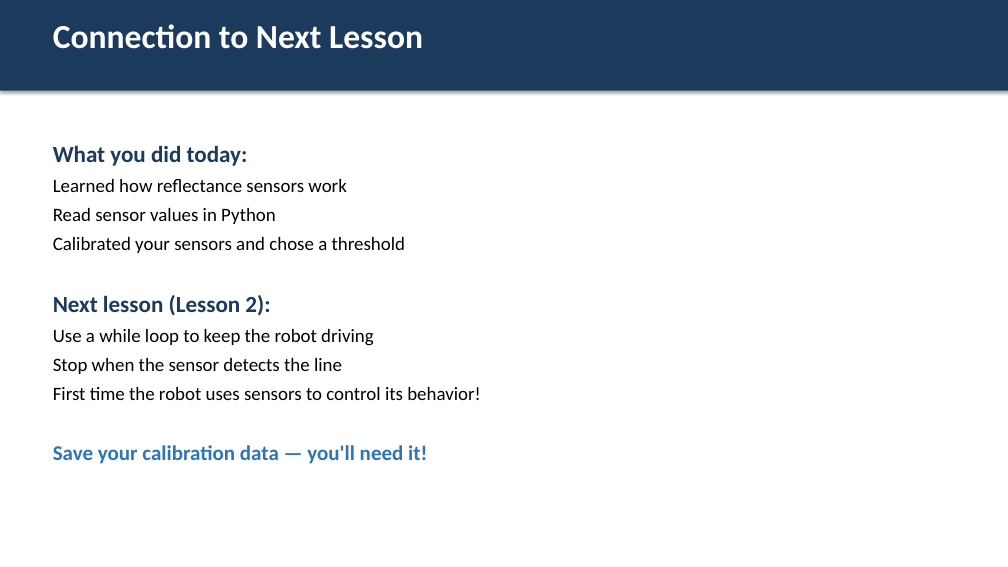
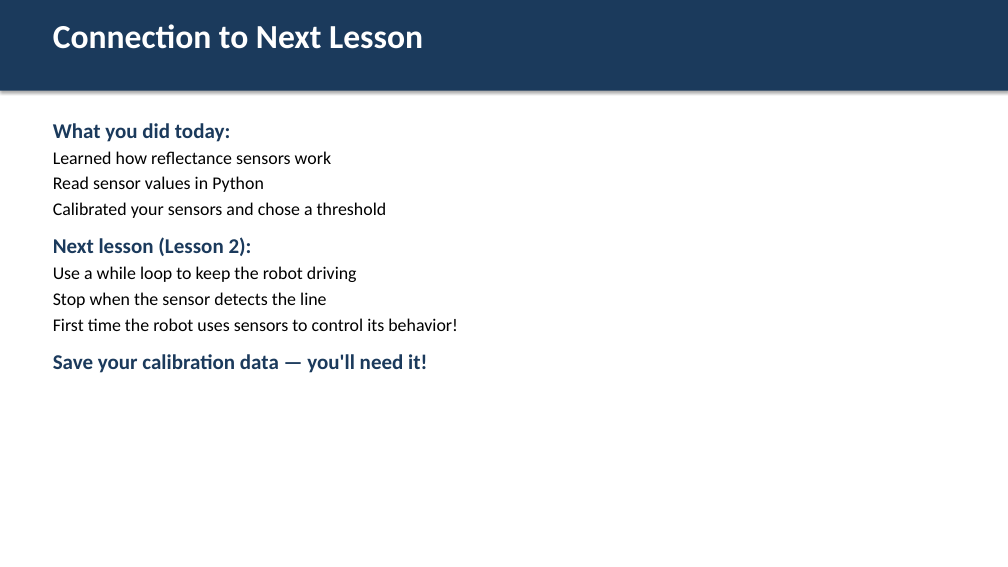
Before and after one commit to bradamiller/IntoToPython, a slide deck: slide 10 of module-02-line-tracking/slides/01-the-reflectance-sensor.pptx. Drawn at 1008x567 pixels with LibreOffice and Linux fonts; fonts in the diff are those of the drawing. Boxes give left, top, right and bottom in pixels: in the first picture for what was removed or moved away, otherwise in the second. Text is boxed around its words. In the diff, an @@ line names an element or a change of style, - is before the commit and + after.

```diff
--- a/module-02-line-tracking/slides/01-the-reflectance-sensor.pptx
+++ b/module-02-line-tracking/slides/01-the-reflectance-sensor.pptx
@@ text "What you did today:" at box(53, 123, 458, 373): size 22 to 20 pt in "What you did today:", "Next lesson (Lesson 2):"; size 18 to 17 pt in "Learned how reflectance sensors work", "Read sensor values in Python", "Calibrated your sensors and chose a threshold", "Use a while loop to keep the ..." and 2 more places; text colour #2E75B6 to #1B3A5C in "Save your calibration data — you'll need ..."; less space between paragraphs @@
```
Also in this commit, not shown: 9 other slides changed, 40 other files.
